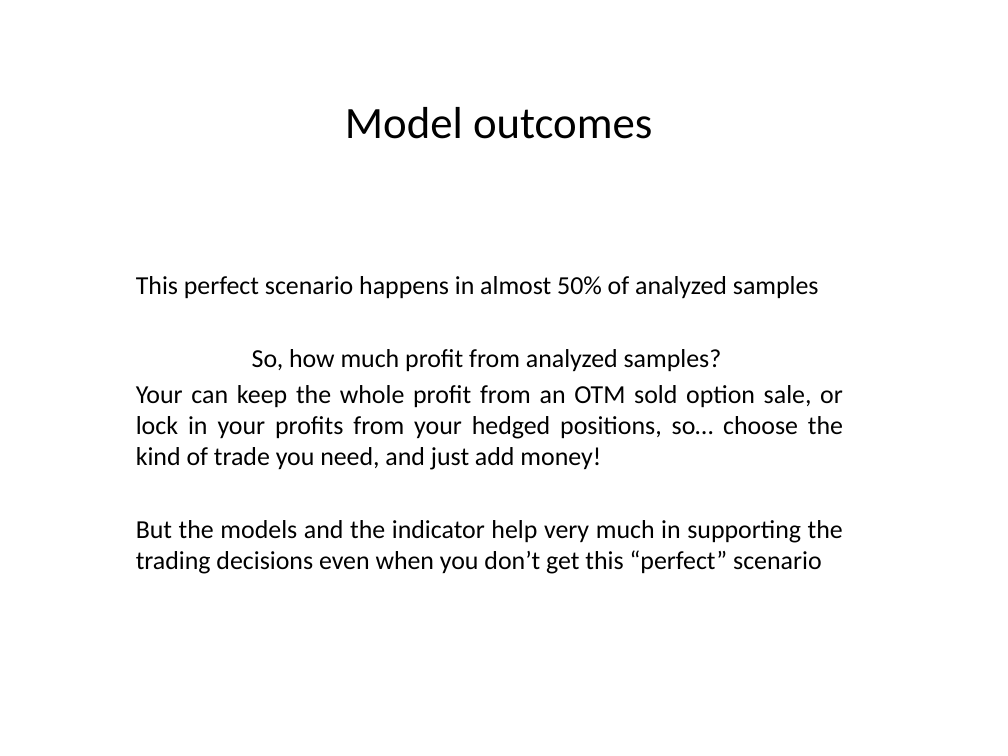
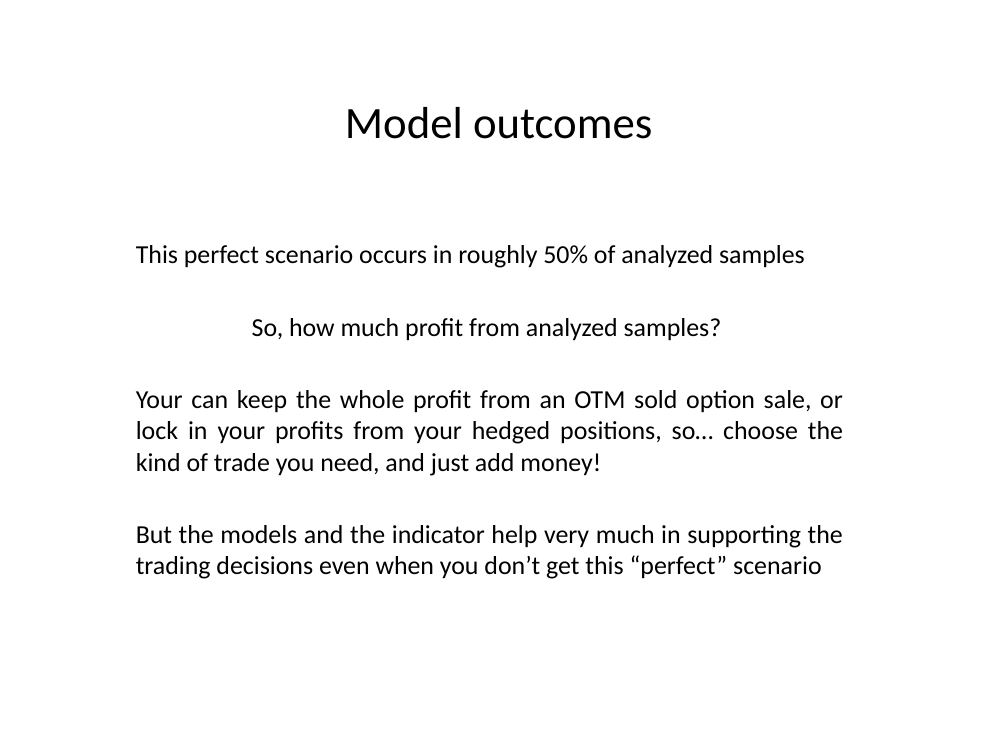
Before and after one commit to marcolunardi/metis, a slide deck: slide 5 of kojak_work/Metis Kojak.pptx. Drawn at 1008x756 pixels with LibreOffice and Linux fonts; fonts in the diff are those of the drawing. Boxes give left, top, right and bottom in pixels: in the first picture for what was removed or moved away, otherwise in the second. Text is boxed around its words. In the diff, an @@ line names an element or a change of style, - is before the commit and + after.

Commit message:
remastering modeling section - halfway

```diff
--- a/kojak_work/Metis Kojak.pptx
+++ b/kojak_work/Metis Kojak.pptx
@@ text "This perfect scenario occurs in ...": place and size @@
-text "This perfect scenario occurs in ..." at (136,276,843,574)
+text "This perfect scenario occurs in ..." at (136,245,843,579)
@@ text at (136,245,805,268): text changed @@
-This perfect scenario happens in almost 50% of analyzed samples
+This perfect scenario occurs in roughly 50% of analyzed samples
```
Also in this commit, not shown: 3 other slides changed, 8 other files.
